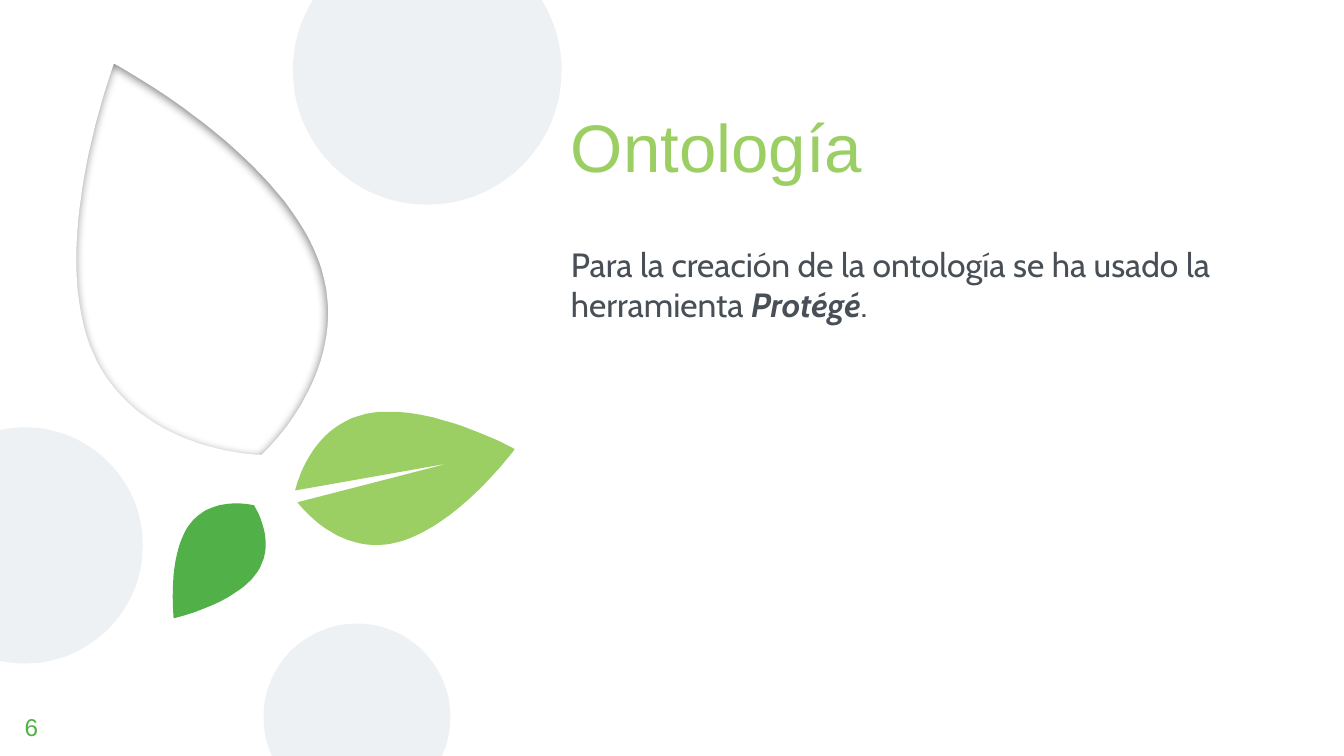
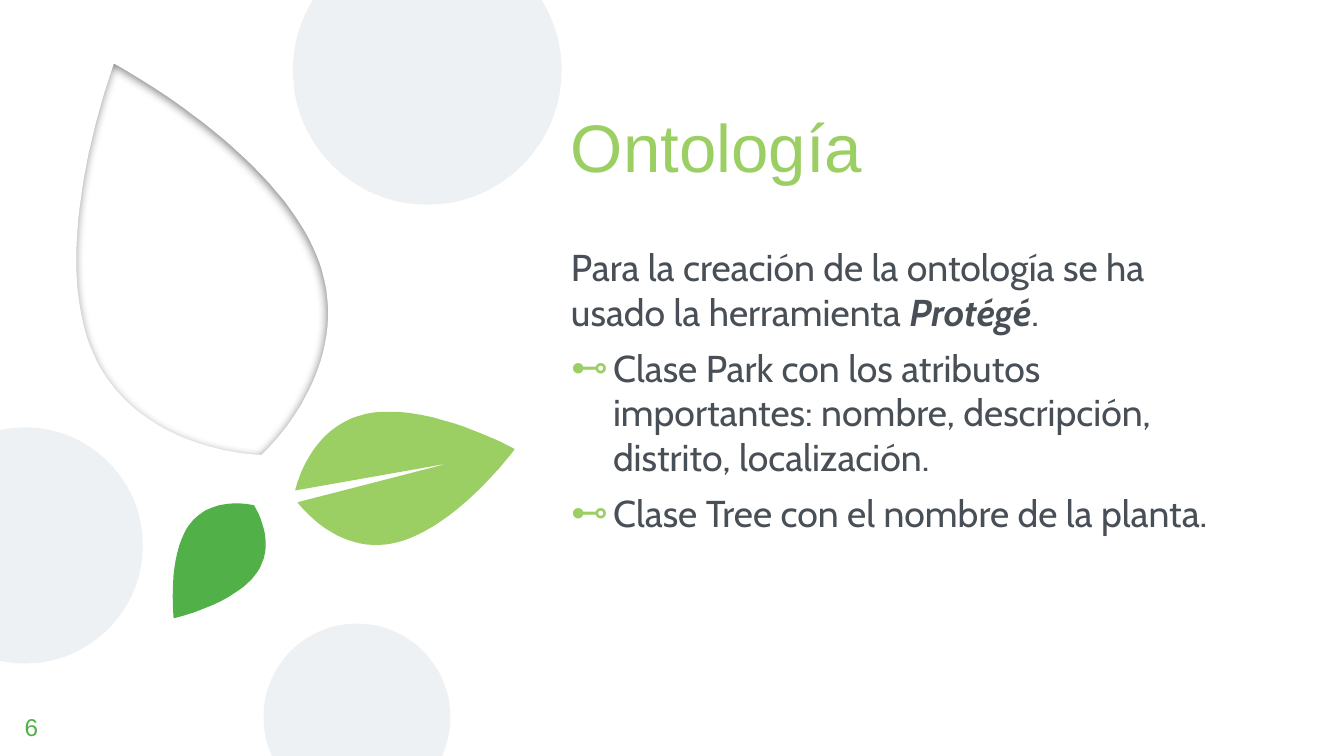
Before and after one commit to FacultadInformatica-LinkedData/Curso2019-2020, a slide deck: slide 6 of HandsOn/Group07/Presentación APP.pptx. Drawn at 1344x756 pixels with LibreOffice and Linux fonts; fonts in the diff are those of the drawing; background and template pictures are left out. Boxes give left, top, right and bottom in pixels: in the first picture for what was removed or moved away, otherwise in the second. Text is boxed around its words. In the diff, an @@ line names an element or a change of style, - is before the commit and + after.

```diff
--- a/HandsOn/Group07/Presentación APP.pptx
+++ b/HandsOn/Group07/Presentación APP.pptx
@@ text at box(571, 253, 1144, 334): size 18 to 20 pt in "Para la creación de la ontología se ..." @@
@@ text at box(613, 354, 1207, 536): paragraphs added @@
+⊷ Clase Park con los atributos importantes: nombre, descripción, distrito, localización.
+⊷ Clase Tree con el nombre de la planta.
```
Also in this commit, not shown: 5 other slides changed, 1 slide added.
